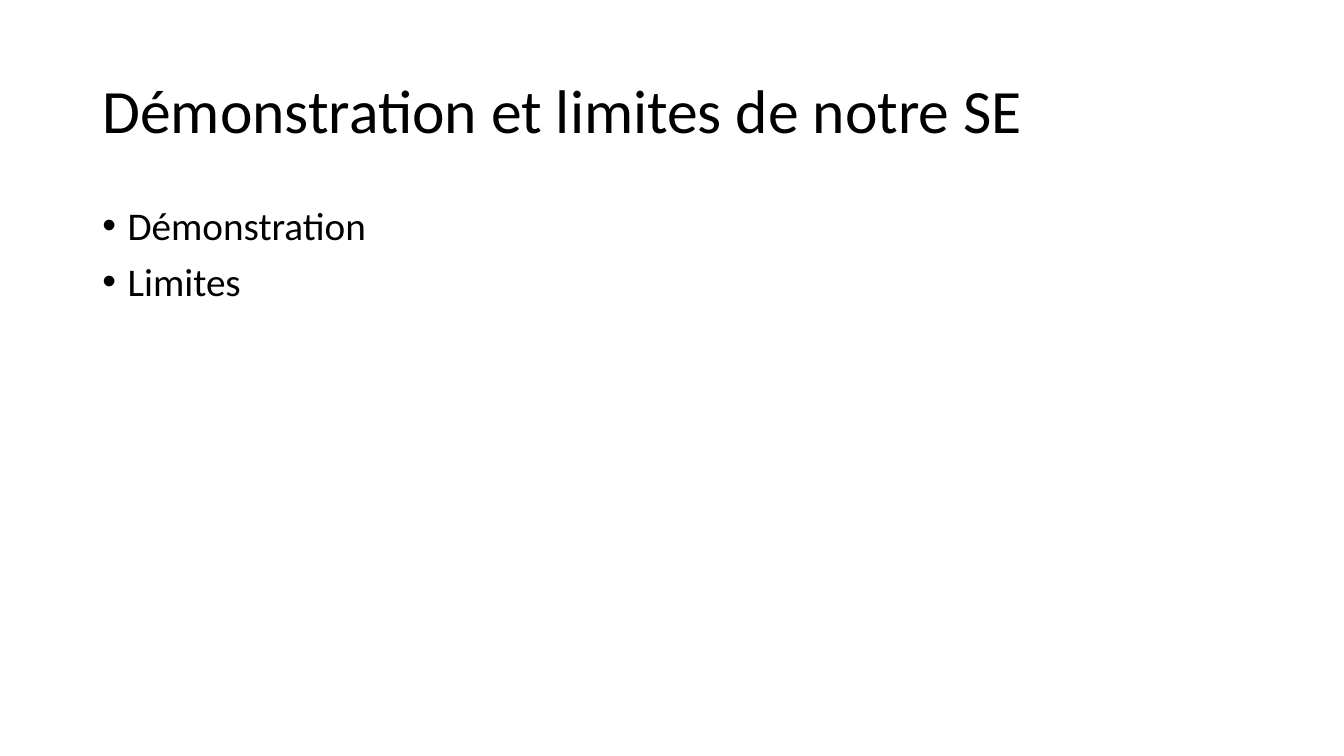
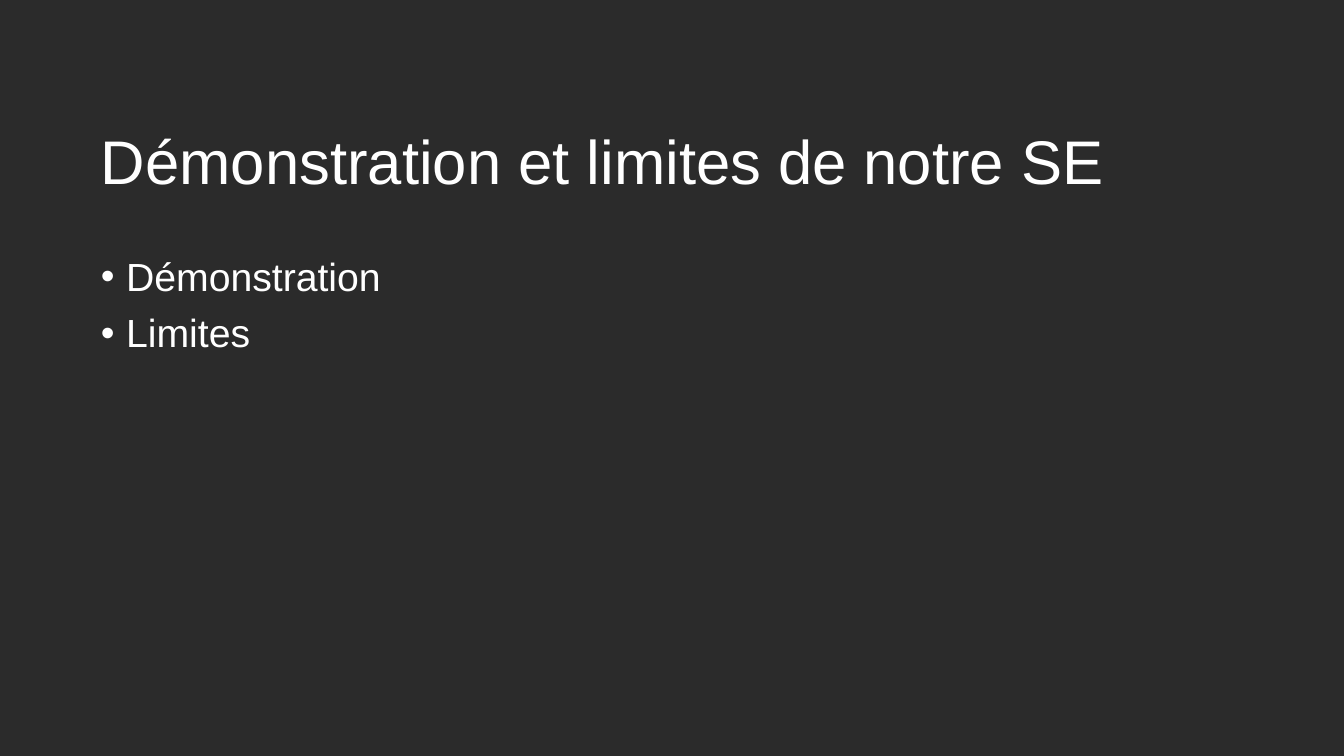
Before and after one commit to anthonygal/AI_Surf_Expert_System, a slide deck: slide 7 of Soutenance_Projet.pptx. Drawn at 1344x756 pixels with LibreOffice and Linux fonts; fonts in the diff are those of the drawing; background and template pictures are left out; a plain dark background stands for a picture behind light text. Boxes give left, top, right and bottom in pixels: in the first picture for what was removed or moved away, otherwise in the second. Text is boxed around its words. In the diff, an @@ line names an element or a change of style, - is before the commit and + after.

```diff
--- a/Soutenance_Projet.pptx
+++ b/Soutenance_Projet.pptx
@@ background #FFFFFF to picture (left out) @@
@@ title "Démonstration et limites de notre ...": place and size @@
-title "Démonstration et limites de notre ..." at box(102, 90, 1022, 134)
+title "Démonstration et limites de notre ..." at box(101, 138, 1103, 185)
@@ title "Démonstration et limites de notre ..." at box(101, 138, 1103, 185): font Calibri to Arial, text colour #000000 to #FFFFFF @@
@@ text "Démonstration": place and size @@
-text "Démonstration" at box(128, 213, 366, 297)
+text "Démonstration" at box(126, 262, 381, 348)
@@ text "Démonstration" at box(126, 262, 381, 348): font Calibri to Arial, text colour #000000 to #FFFFFF @@
```
Also in this commit, not shown: 6 other slides changed, 1 other file.
